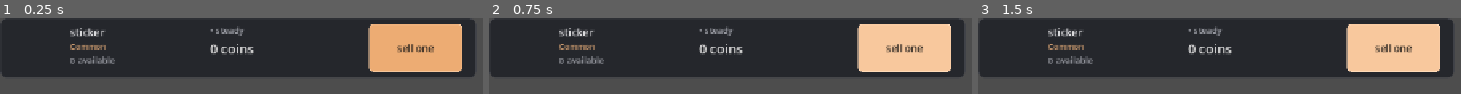
Above: before the commit, frames 1-3 (left to right).
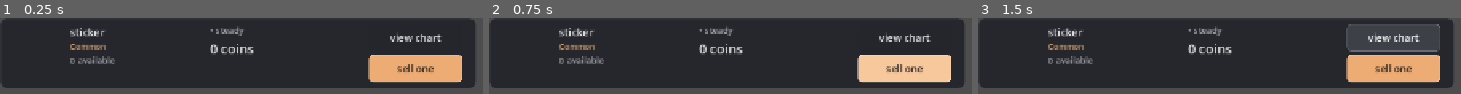
Above: after the commit, the same moments.

Repository: CambellJSmith/Sticker-Shock
Game: Godot game, scene res://scenes/ui/market_item.tscn
Same seed, same stepped clock (60 frames per second), same inputs: the game is played once before the commit and once after it. This scene is started directly instead of the project's main scene.
Inputs (mouse positions are in pixels of both pictures, inside the frame that each line leads up to):
- Up to frame 1 (0.25 s): no input
- Up to frame 2 (0.75 s): click "sell one" at 0.5 s
- Up to frame 3 (1.5 s): click (1393, 37) at 1.25 s, where only the run after the commit has a clickable "view chart"

The runs differ from the first frame. In frame 1, 24% of the frame differs, in the area x 0-99%, y 7-93%; in frame 2, 24%; in frame 3, 27%.

Commit message:
Add market chart selection button

Diff:
--- a/scenes/ui/market_item.tscn
+++ b/scenes/ui/market_item.tscn
@@ -58,7 +58,19 @@
 theme_override_font_sizes/font_size = 21
 unique_name_in_owner = true
 
-[node name="sell_button" type="Button" parent="content"]
+[node name="actions" type="VBoxContainer" parent="content"]
+custom_minimum_size = Vector2(150, 0)
+theme_override_constants/separation = 6
+
+[node name="chart_button" type="Button" parent="content/actions"]
+custom_minimum_size = Vector2(150, 32)
+text = "view chart"
+script = ExtResource("2")
+mouse_default_cursor_shape = 2
+theme_type_variation = "QuietButton"
+unique_name_in_owner = true
+
+[node name="sell_button" type="Button" parent="content/actions"]
 custom_minimum_size = Vector2(150, 44)
 text = "sell one"
 script = ExtResource("2")
